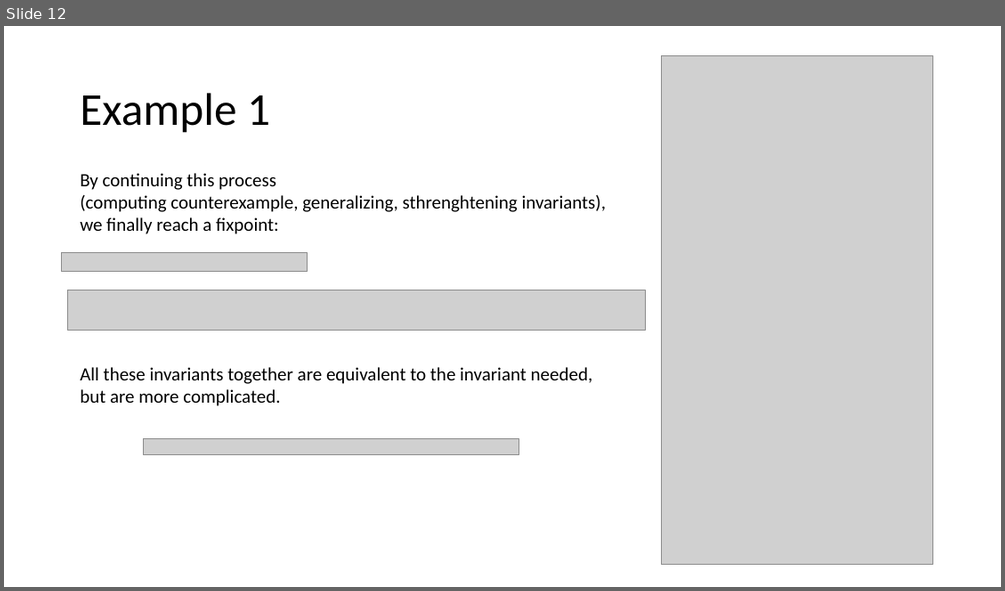
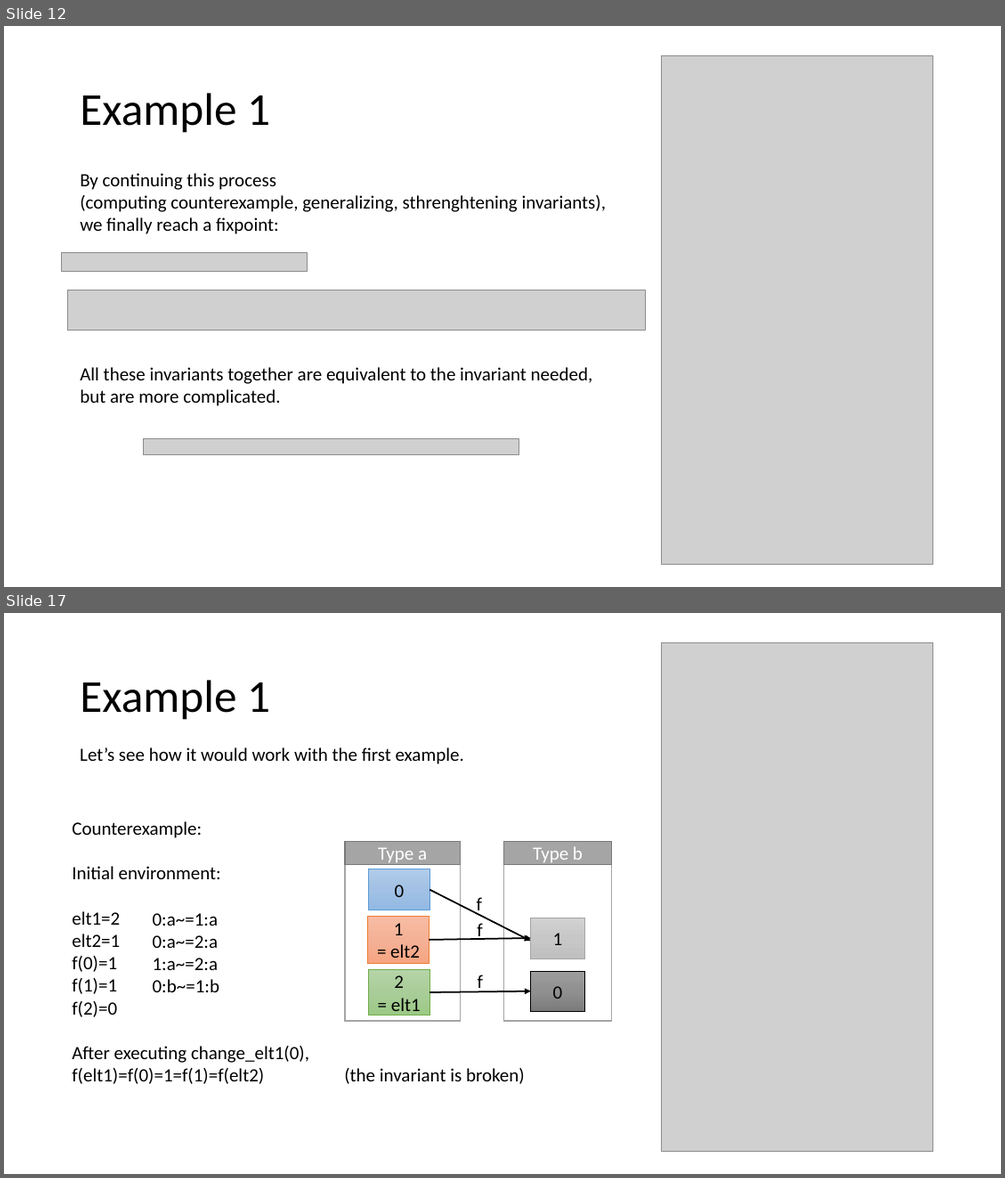
Before and after one commit to tjhance/ivy-research, a slide deck: invariant_synthesis/Invariant Synthesis.pptx. Shown one above the other, each under a label of ours: slide 12 before the commit, slides 12 and 17 after it; the slides between them are not shown. The pictures are 1005x591 and 1005x1178 pixels, drawn with LibreOffice and Linux fonts; fonts in the diff are those of the drawing; grey boxes stand for pictures. Boxes give left, top, right and bottom in pixels: in the first picture for what was removed or moved away, otherwise in the second. Text is boxed around its words. In the diff, an @@ line names an element or a change of style, - is before the commit and + after.

```diff
--- a/invariant_synthesis/Invariant Synthesis.pptx
+++ b/invariant_synthesis/Invariant Synthesis.pptx
@@ slide 17 added at bbox=[4, 613, 1001, 1174], background #FFFFFF @@
@@ picture added at bbox=[662, 643, 933, 1151] @@
@@ title added at bbox=[80, 680, 270, 720], 44 pt, text #000000 @@
+Example 1
@@ text added at bbox=[80, 747, 464, 764], 18 pt, text #000000 @@
+Let’s see how it would work with the first example.
@@ text added at bbox=[72, 821, 525, 1084], 18 pt, text #000000 @@
+Counterexample:
+Initial environment:
+elt1=2
+elt2=1
+f(0)=1
+f(1)=1
+f(2)=0
+After executing change_elt1(0),
+f(elt1)=f(0)=1=f(1)=f(elt2) (the invariant is broken)
@@ text added at bbox=[153, 913, 219, 992], 18 pt, text #000000 @@
+0:a~=1:a
+0:a~=2:a
+1:a~=2:a
+0:b~=1:b
@@ group added at bbox=[345, 841, 612, 1021]: 9 rectangles, 3 arrows, 3 texts @@
+Type a
+1
+= elt2
+0
+Type b
+0
+f
+2
+= elt1
+1
+f
+f
```
Also in this commit, not shown: 5 slides changed, 5 other slides added, 1 slide removed.
